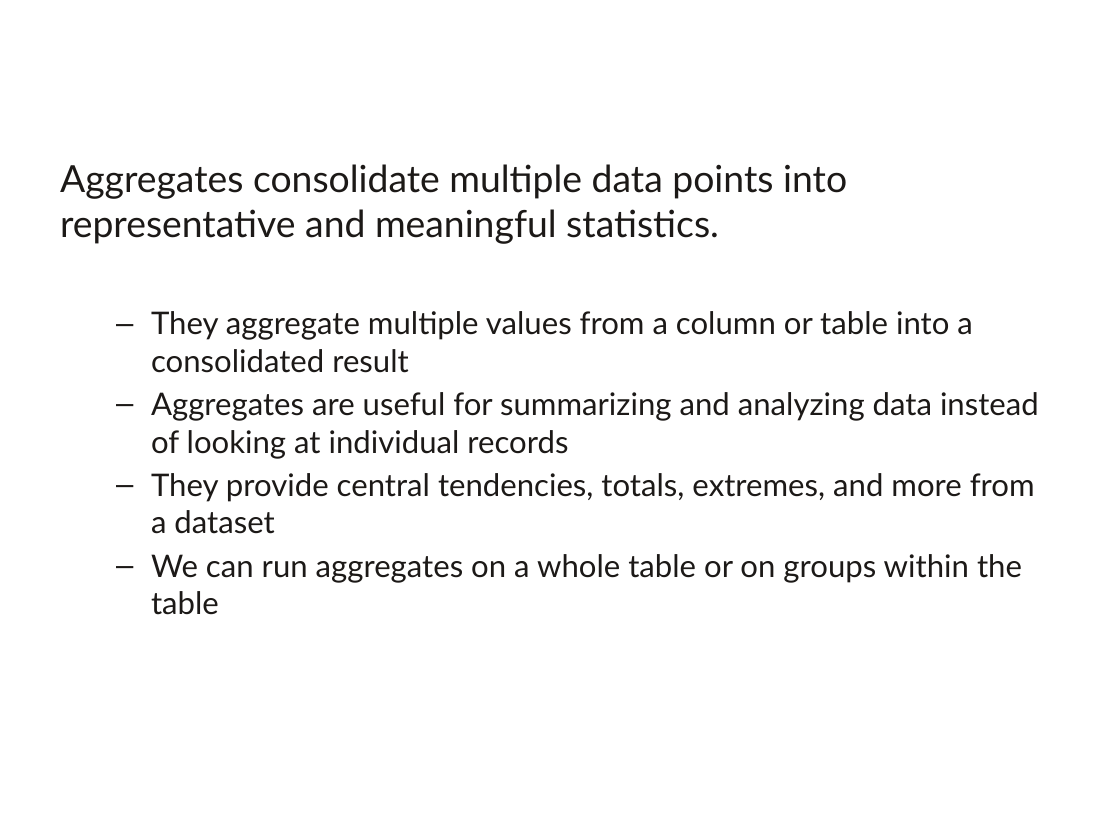
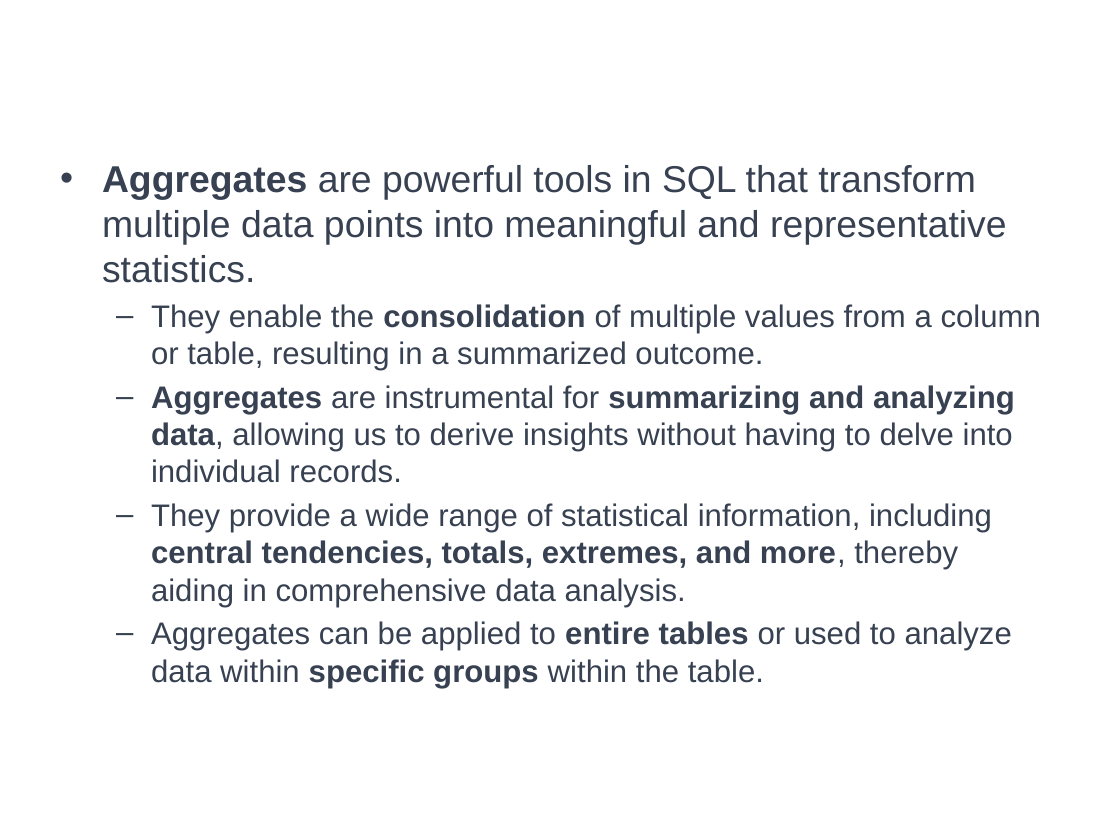
Before and after one commit to a099954/ABC-Program, a slide deck: slide 3 of SQL/Day 3 Aggregates/Aggregates.pptx. Drawn at 1120x840 pixels with LibreOffice and Linux fonts; fonts in the diff are those of the drawing; background and template pictures are left out. Boxes give left, top, right and bottom in pixels: in the first picture for what was removed or moved away, otherwise in the second. Text is boxed around its words. In the diff, an @@ line names an element or a change of style, - is before the commit and + after.

```diff
--- a/SQL/Day 3 Aggregates/Aggregates.pptx
+++ b/SQL/Day 3 Aggregates/Aggregates.pptx
@@ text at box(102, 165, 1041, 688): text changed; font Lato to Arial; text colour #1C1917 to #374151 @@
-Aggregates consolidate multiple data points into representative and meaningful statistics.
-  – They aggregate multiple values from a column or table into a consolidated result
-  – Aggregates are useful for summarizing and analyzing data instead of looking at individual records
-  – They provide central tendencies, totals, extremes, and more from a dataset
-  – We can run aggregates on a whole table or on groups within the table
+• Aggregates are powerful tools in SQL that transform multiple data points into meaningful and representative statistics.
+  – They enable the consolidation of multiple values from a column or table, resulting in a summarized outcome.
+  – Aggregates are instrumental for summarizing and analyzing data, allowing us to derive insights without having to delve into individual records.
+  – They provide a wide range of statistical information, including central tendencies, totals, extremes, and more, thereby aiding in comprehensive data analysis.
+  – Aggregates can be applied to entire tables or used to analyze data within specific groups within the table.
```
Also in this commit, not shown: 19 other slides changed, 3 slides added, 16 other files.
